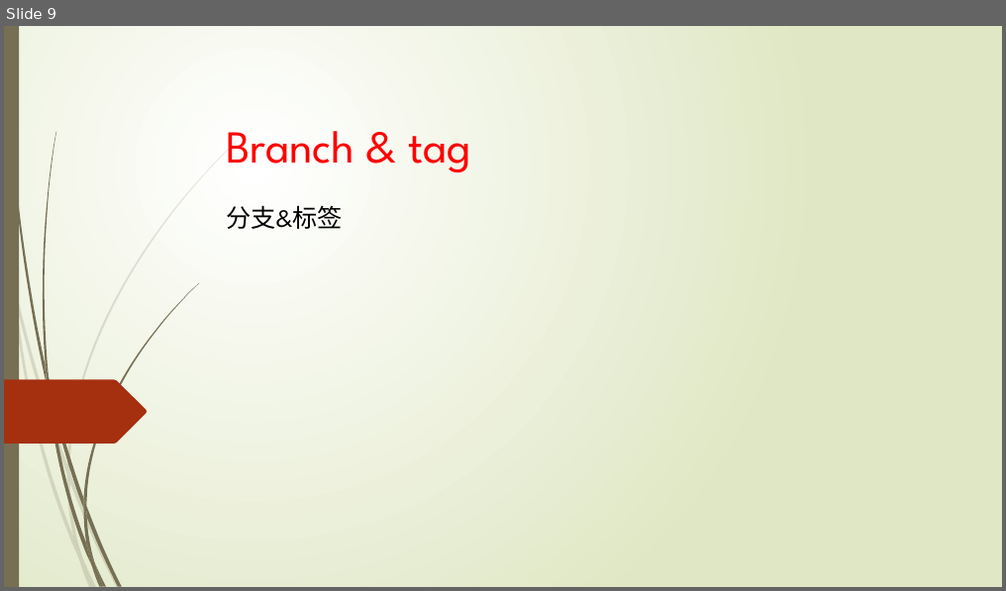
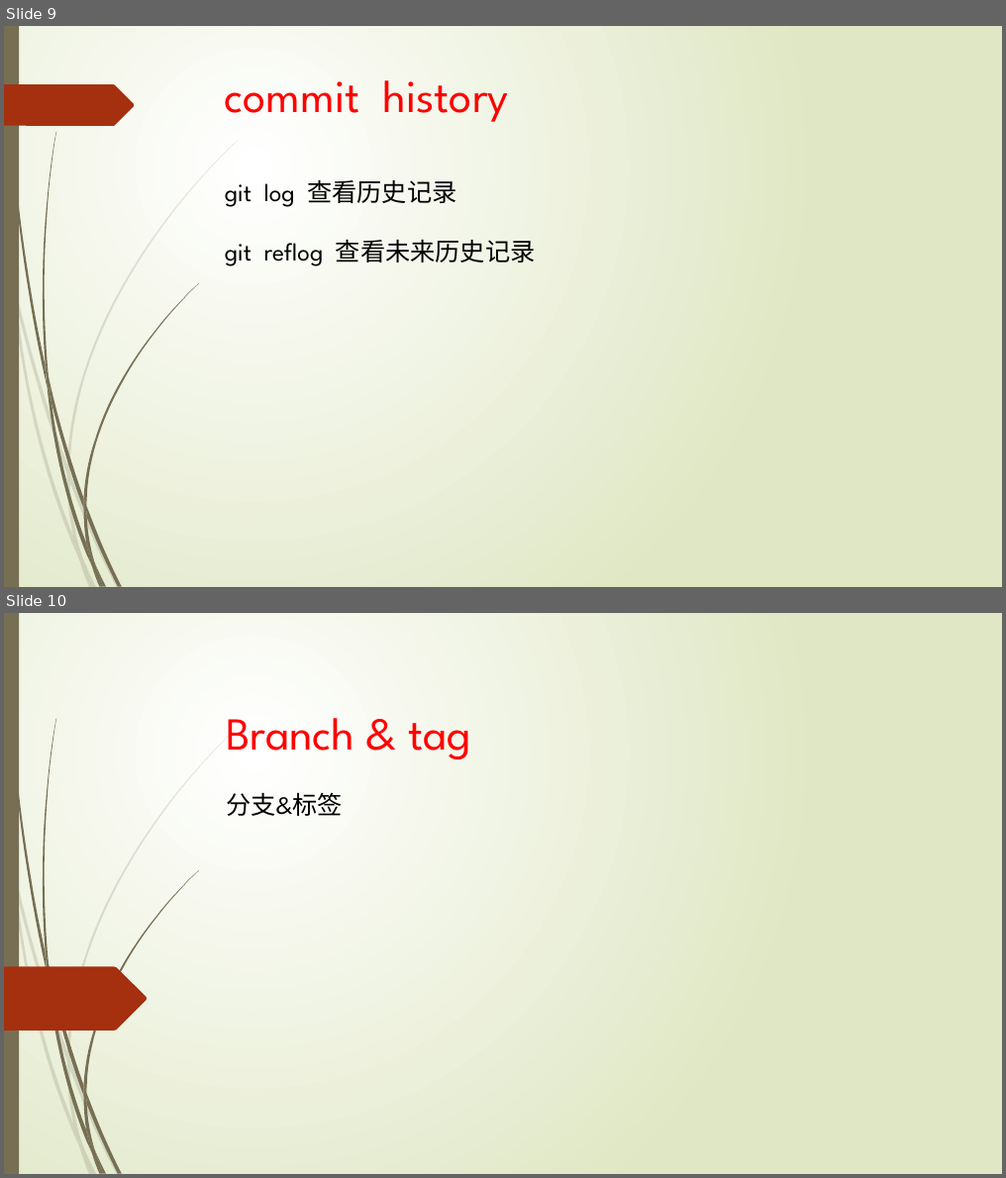
Before and after one commit to aijiangbin/test, a slide deck: git教学/git_ajb.pptx. Shown one above the other, each under a label of ours: slide 9 before the commit, slides 9 and 10 after it. The pictures are 1006x591 and 1006x1178 pixels, drawn with LibreOffice and Linux fonts; fonts in the diff are those of the drawing. Boxes give left, top, right and bottom in pixels: in the first picture for what was removed or moved away, otherwise in the second. Text is boxed around its words. In the diff, an @@ line names an element or a change of style, - is before the commit and + after.

```diff
--- a/git教学/git_ajb.pptx
+++ b/git教学/git_ajb.pptx
@@ slide 9 added at (x1=4, y1=26, x2=1002, y2=587), background gradient #FFFFFF to #DFE8C4; not listed: 23 template elements that a slide beside it also shows @@
@@ freeform shape added at (x1=4, y1=84, x2=135, y2=126), fill #A53010 @@
@@ text added at (x1=225, y1=80, x2=536, y2=267), 24 pt, text #000000 @@
+commit history
+git log 查看历史记录
+git reflog 查看未来历史记录
@@ what was slide 9 is now slide 10 @@
```
Also in this commit, not shown: 2 slides changed, 3 other slides added, 3 slides removed.
